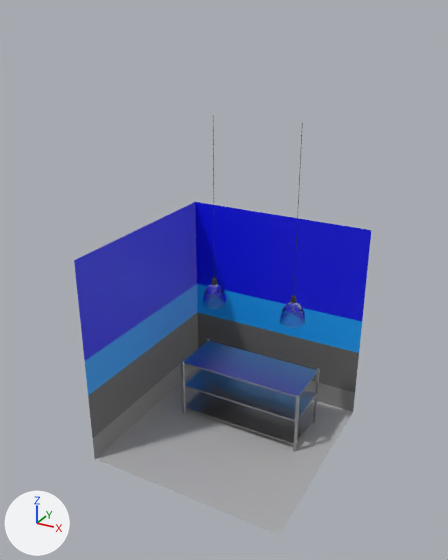
What one commit did to the glTF model public/Warehouse.glb.
Before and after are seen from a 50 mm camera at (20.1, -37.7, 32.9) aimed at (-0.2, -0.8, 14.4). The axes (+X, +Y, +Z) are drawn at lower left. The lights are the same throughout. Vertices at the same position are counted once.
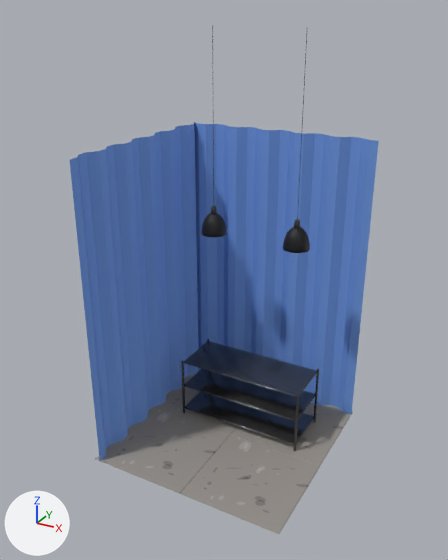
Where the change shows, as pixel boxes [x1, y1, x2, y2] in the pictures (448 x 560 px):
'Plane.002', reshaped (18% wider, 220% taller): before [93, 353, 355, 458]; after [70, 122, 379, 460]
'Plane.005', deleted (blue): before [74, 202, 371, 361]
'Plane.001', surface changed: [95, 368, 353, 534] in both
'Plane.003', deleted: before [88, 312, 359, 438]
'Cube', surface changed, moved, rescaled: [184, 341, 318, 445] in both
'Plane.004', deleted (blue): before [85, 284, 362, 395]
'Sphere', recoloured, surface changed, shading changed: [201, 25, 310, 328] in both
'Cube.001', surface changed, reshaped, moved, rescaled (grey to black): before [181, 338, 320, 452]; after [181, 339, 319, 451]
part 1 of me_cube_001, built on: before [185, 392, 314, 445]; after [184, 341, 318, 445]
part 2 of me_cube_001, deleted (blue): before [184, 369, 316, 421]
part 3 of me_cube_001, deleted (blue): before [184, 341, 318, 397]
part 5 of me_cube_014, built on: before [181, 338, 210, 414]; after [181, 339, 319, 451]
part 6 of me_cube_014, deleted: before [293, 368, 320, 452]
part 9 of me_sphere, shading changed: before [202, 123, 305, 328]; after [201, 25, 310, 253]

What changed in the scene script:
```text
Change mat_concrete:
    remove mat_concrete.base_color = (0.421, 0.421, 0.421)  # grey #aeaeae
    add mat_concrete.texture = img_concrete
    mat_concrete.roughness: 0.861 -> 0.939
    add mat_concrete.coat_weight = 0.251
    add mat_concrete.coat_roughness = 0.527
Change mat_shelves:
    remove mat_shelves.base_color = (0.493, 0.493, 0.493)  # grey #bababa
    add mat_shelves.texture = img_metal
    mat_shelves.metallic: 1.0 -> 0.745
    mat_shelves.roughness: 0.32 -> 0.176
Change mat_light:
    mat_light.base_color: (0.556, 0.646, 0.8) -> (0.0163, 0.0182, 0.0215)  # white #c5d2e7 -> black #222528
    mat_light.roughness: 0.0 -> 0.592
Change me_plane_002:
    remove me_plane_002.from_pydata(...)  # 6 vertices, 4 faces; spans x -8.0..8.0, y -8.0..8.0, z 0.0..2.0
    remove me_plane_002.materials.append(mat_bumper_wall)  # grey #868686
    add me_plane_002.from_pydata(...)  # 90 vertices, 88 faces; spans x -8.0..8.0, y -8.0..8.0, z 0.0..24.0
    me_plane_002 part 8
    5 vertices are removed from x -8.0..8.0, y -8.0..8.0, z 0.0..2.0
    4 faces are deleted
    44 vertices are added at x -8.0..8.0, y -8.0..8.0, z 0.0
    45 new vertices lie (0.0, 0.0, 24.0) away from vertices in x -8.0..8.0, y -8.0..8.0, z 0.0
    88 new faces join them
    add me_plane_002.materials.append(mat_wall)  # blue #749fe7
Change me_cube_001:
    used by ob_cube; location = (0.23, 2.79, 0.05); scale = (2.65, 1.07, 0.025)
    remove me_cube_001.from_pydata(...)  # 108 vertices, 204 faces; spans x -2.0..2.0, y -2.0..2.0, z 18.0..206.0
    add me_cube_001.from_pydata(...)  # 308 vertices, 568 faces; spans x -5.0..6.0, y 1.0..5.0, z 0.0..5.0
    me_cube_001 part 1: 36 vertices removed from x -2.0..2.0, y -2.0..2.0, z 18.0..22.0; 308 vertices added at x -5.0..6.0, y 1.0..5.0, z 0.0..5.0
    me_cube_001 part 2: 36 vertices removed from x -2.0..2.0, y -2.0..2.0, z 110.0..114.0
    me_cube_001 part 3: 36 vertices removed from x -2.0..2.0, y -2.0..2.0, z 202.0..206.0
    me_cube_001 part 4: the surface is now shaded smooth
Change me_cube_014:
    used by ob_cube_001; location = (-5.06, 0.64, 2.66); scale = (1.0, 1.0, 27.0)
    remove me_cube_014.from_pydata(...)  # 32 vertices, 48 faces; spans x -0.1..10.68, y -0.1..4.42, z -0.1..0.1
    remove me_cube_014.materials.append(mat_shelves)  # grey #bababa
    add me_cube_014.from_pydata(...)  # 608 vertices, 1200 faces; spans x -5.16..5.62, y 0.54..5.06, z -0.04..5.36
    me_cube_014 part 5: 16 vertices removed from x -0.1..0.1, y -0.1..4.42, z -0.1..0.1; 608 vertices added at x -5.16..5.62, y 0.54..5.06, z -0.04..5.36
    me_cube_014 part 6: 16 vertices removed from x 10.48..10.68, y -0.1..4.42, z -0.1..0.1
    me_cube_014 part 7: the surface is now shaded smooth
    add me_cube_014.materials.append(mat_poles)  # dark grey #6c6c6c
Change me_sphere:
    where me_sphere.from_pydata(...)  # 1008 vertices, 2124 faces; spans x -1.0..8.0, y -1.0..1.0, z -8.99..0.0
    used by ob_sphere; location = (-3.06, 2.68, 10.42); rotation_euler = (0.0, 0.0, 3.142), in degrees (0, 0, 180); scale = (-1.0, -1.0, -1.69)
    me_sphere part 9: all faces are now shaded smooth (2018 of 2124 changed)
Remove ob_plane_003:
    ob_plane_003 = bpy.data.objects.new('Plane.003', me_plane_003)
Remove ob_plane_004:
    ob_plane_004 = bpy.data.objects.new('Plane.004', me_plane_004)
Change ob_cube:
    ob_cube.scale: (2.65, 1.07, 0.025) -> (1.0, 1.0, 1.0)
    ob_cube.location: (0.23, 2.79, 0.05) -> (0.0, 0.0, 0.0)
Change ob_cube_001:
    ob_cube_001.scale: (1.0, 1.0, 27.0) -> (1.0, 1.0, 1.0)
    ob_cube_001.location: (-5.06, 0.64, 2.66) -> (0.0, 0.0, 0.0)
Remove ob_plane_005:
    ob_plane_005 = bpy.data.objects.new('Plane.005', me_plane_005)
```
